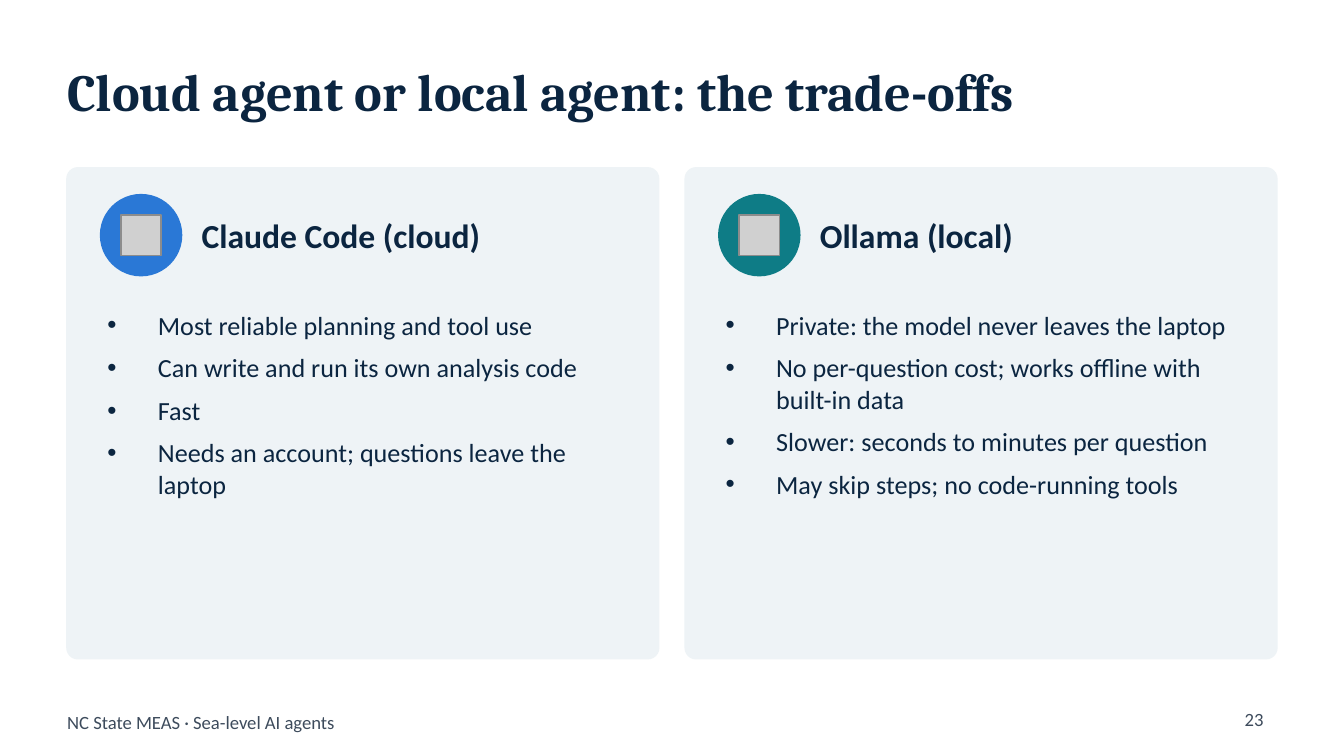
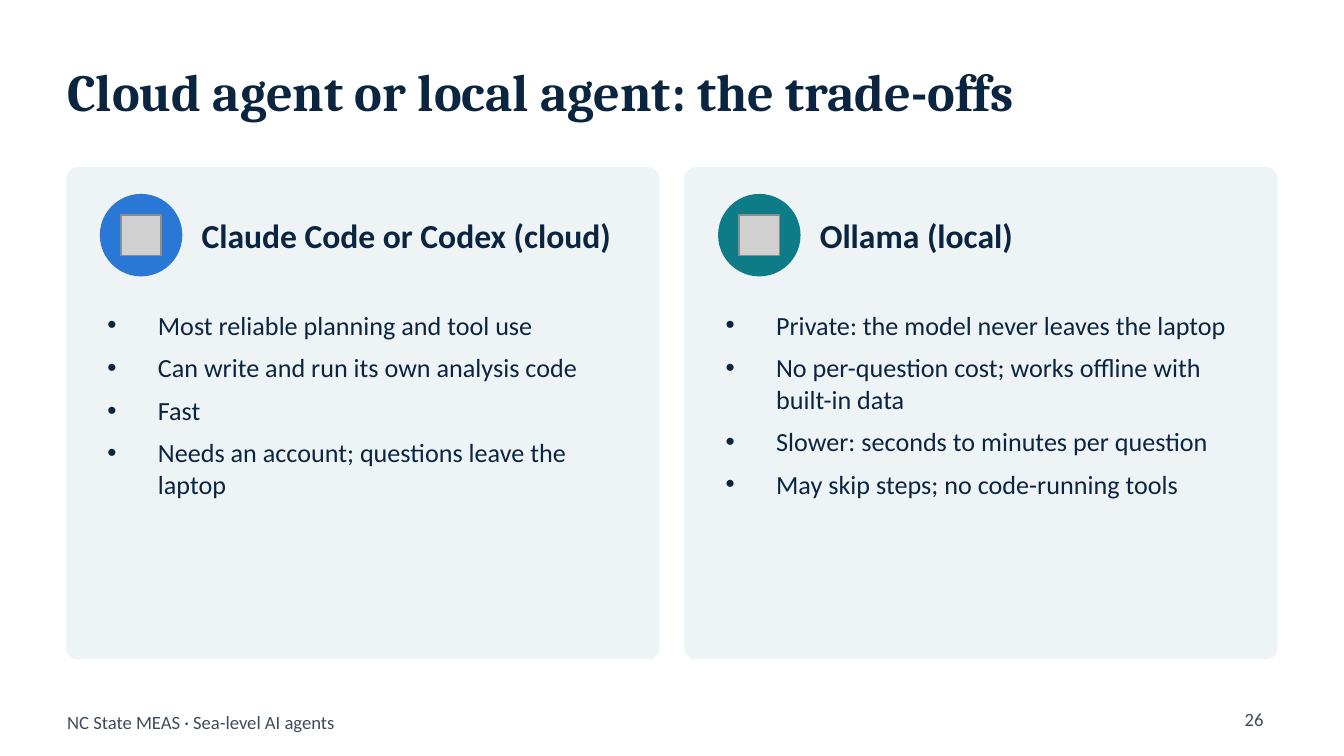
Before and after one commit to jpliu168/sealevel-agent, a slide deck: slide 26 of docs/sealevel_agents_combined.pptx (slide 23 before the commit). Drawn at 1344x756 pixels with LibreOffice and Linux fonts; fonts in the diff are those of the drawing; grey boxes stand for pictures. Boxes give left, top, right and bottom in pixels: in the first picture for what was removed or moved away, otherwise in the second. Text is boxed around its words. In the diff, an @@ line names an element or a change of style, - is before the commit and + after.

Commit message:
Add OpenAI Codex version

```diff
--- a/docs/sealevel_agents_combined.pptx
+++ b/docs/sealevel_agents_combined.pptx
@@ text at (202, 223, 611, 253): text changed @@
-Claude Code (cloud)
+Claude Code or Codex (cloud)
@@ page number at (1245, 713, 1264, 726): text changed @@
-23
+26
```
Also in this commit, not shown: 3 other slides changed, 3 slides added, 22 other files.
